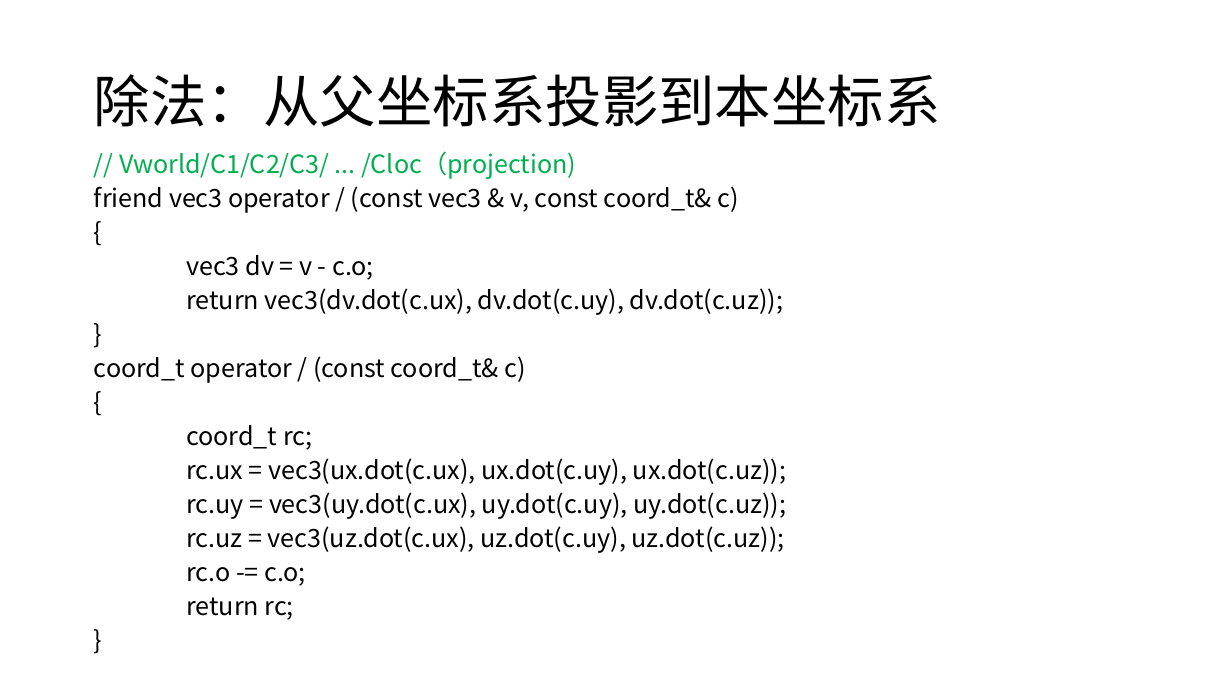
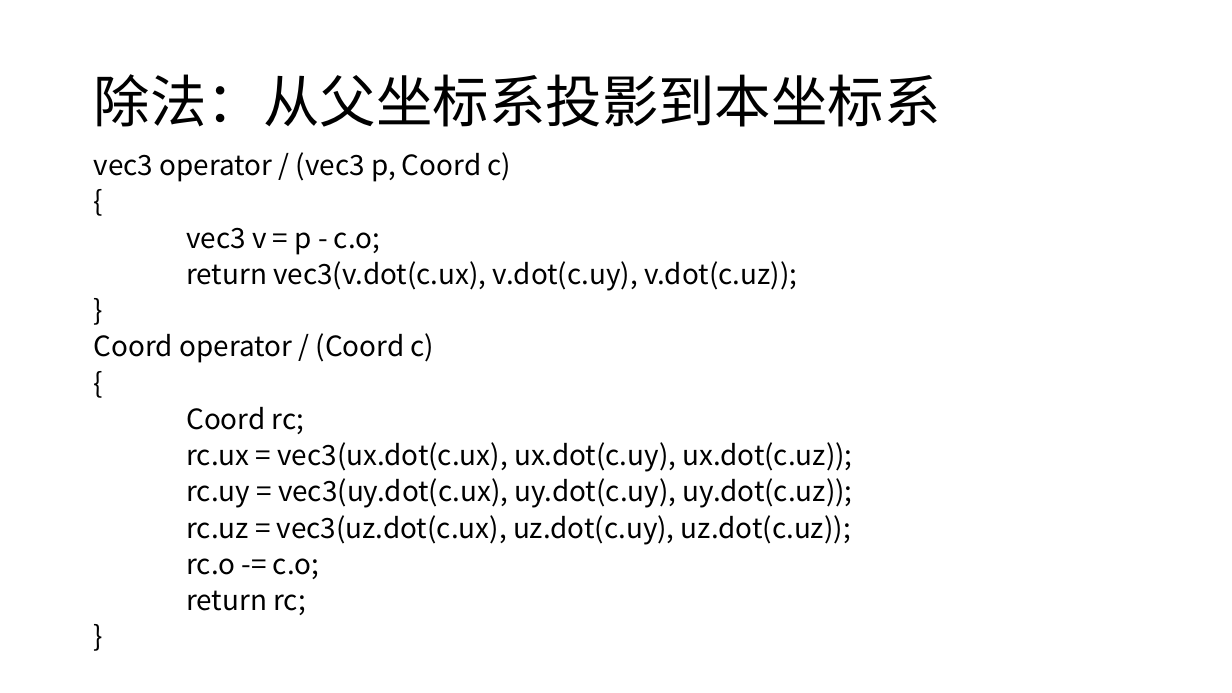
Before and after one commit to panguojun/Coordinate-System, a slide deck: slide 16 of 坐标系.pptx. Drawn at 1232x693 pixels with LibreOffice and Linux fonts; fonts in the diff are those of the drawing. Boxes give left, top, right and bottom in pixels: in the first picture for what was removed or moved away, otherwise in the second. Text is boxed around its words. In the diff, an @@ line names an element or a change of style, - is before the commit and + after.

```diff
--- a/坐标系.pptx
+++ b/坐标系.pptx
@@ text at (94, 152, 512, 182): text changed; size 19.6 to 21.7 pt @@
-// Vworld/C1/C2/C3/ ... /Cloc（projection)
-friend vec3 operator / (const vec3 & v, const coord_t& c)
+vec3 operator / (vec3 p, Coord c)
@@ text at (186, 227, 797, 291): text changed; size 19.6 to 21.7 pt @@
-vec3 dv = v - c.o;
-return vec3(dv.dot(c.ux), dv.dot(c.uy), dv.dot(c.uz));
+vec3 v = p - c.o;
+return vec3(v.dot(c.ux), v.dot(c.uy), v.dot(c.uz));
@@ text at (94, 333, 435, 363): text changed; size 19.6 to 21.7 pt @@
-coord_t operator / (const coord_t& c)
+Coord operator / (Coord c)
@@ text at (186, 406, 304, 434): text changed; size 19.6 to 21.7 pt @@
-coord_t rc;
+Coord rc;
@@ text at (186, 442, 853, 615): size 19.6 to 21.7 pt in "{", "}", "{", "rc.ux = vec3(ux.dot(c.ux), ux.dot(c.uy), ux.dot(c.uz));" and 5 more places @@
```
Also in this commit, not shown: 11 other slides changed, 2 slides added.
